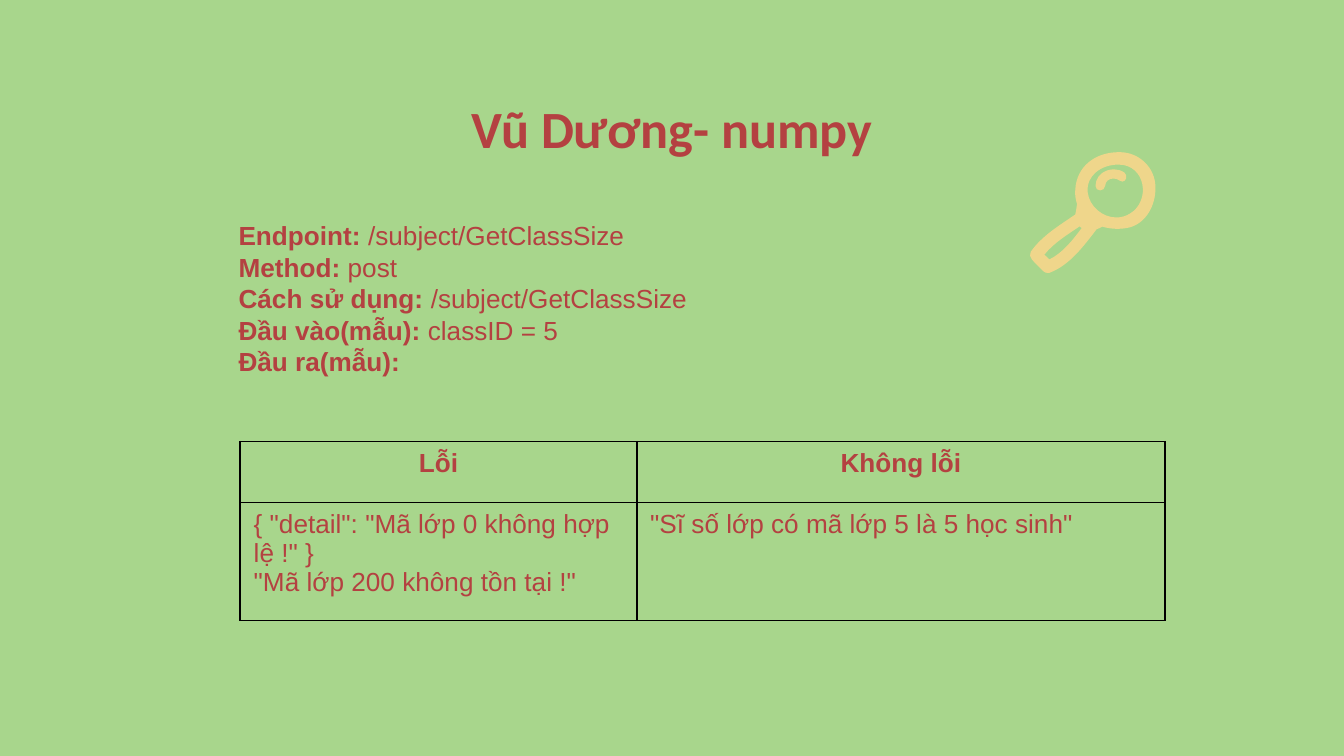
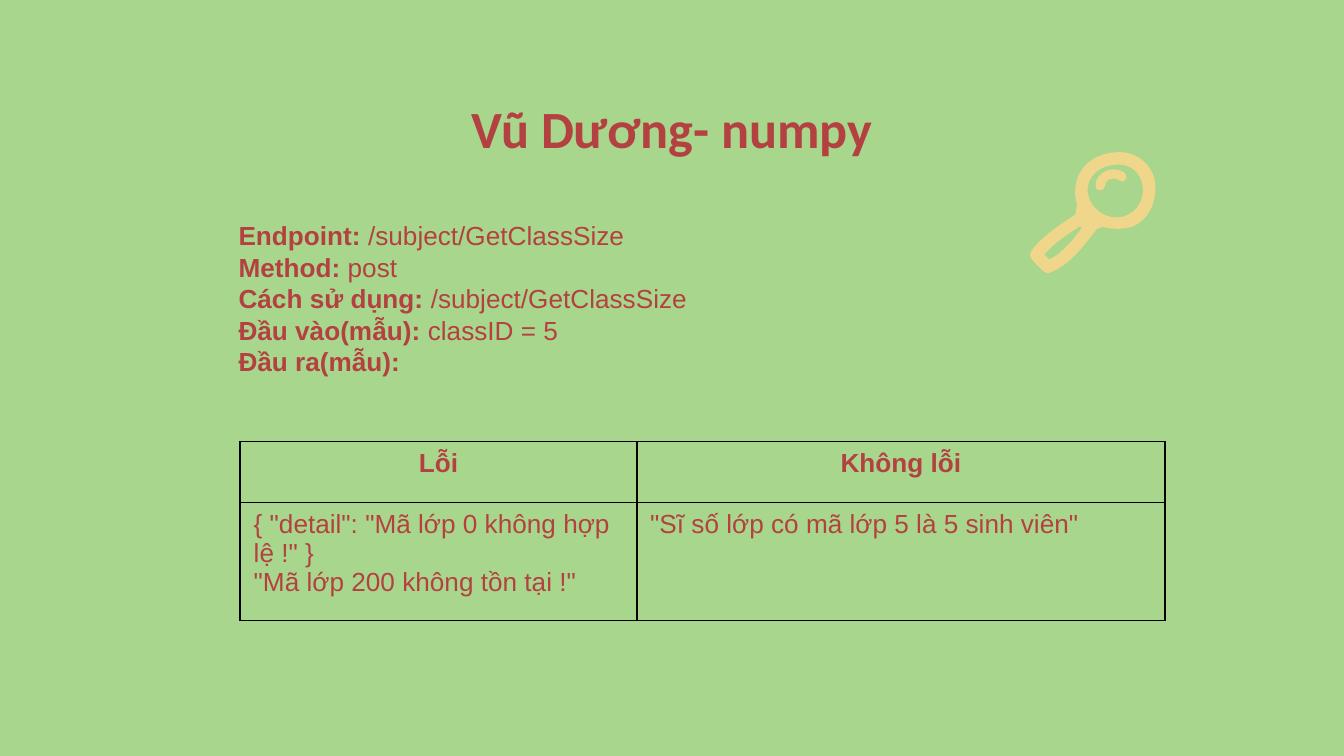
Before and after one commit to potatoArthurDo/Python-K1N2, a slide deck: slide 10 of Python-Nhom5.pptx. Drawn at 1344x756 pixels with LibreOffice and Linux fonts; fonts in the diff are those of the drawing; background and template pictures are left out. Boxes give left, top, right and bottom in pixels: in the first picture for what was removed or moved away, otherwise in the second. Text is boxed around its words. In the diff, an @@ line names an element or a change of style, - is before the commit and + after.

```diff
--- a/Python-Nhom5.pptx
+++ b/Python-Nhom5.pptx
@@ table at bbox=[241, 442, 1165, 621] @@
@@ row 2, column 2: ""Sĩ số lớp có mã lớp 5 là 5 học sinh"" to ""Sĩ số lớp có mã lớp 5 là 5 sinh viên"" @@
```
Also in this commit, not shown: 4 other slides changed.
